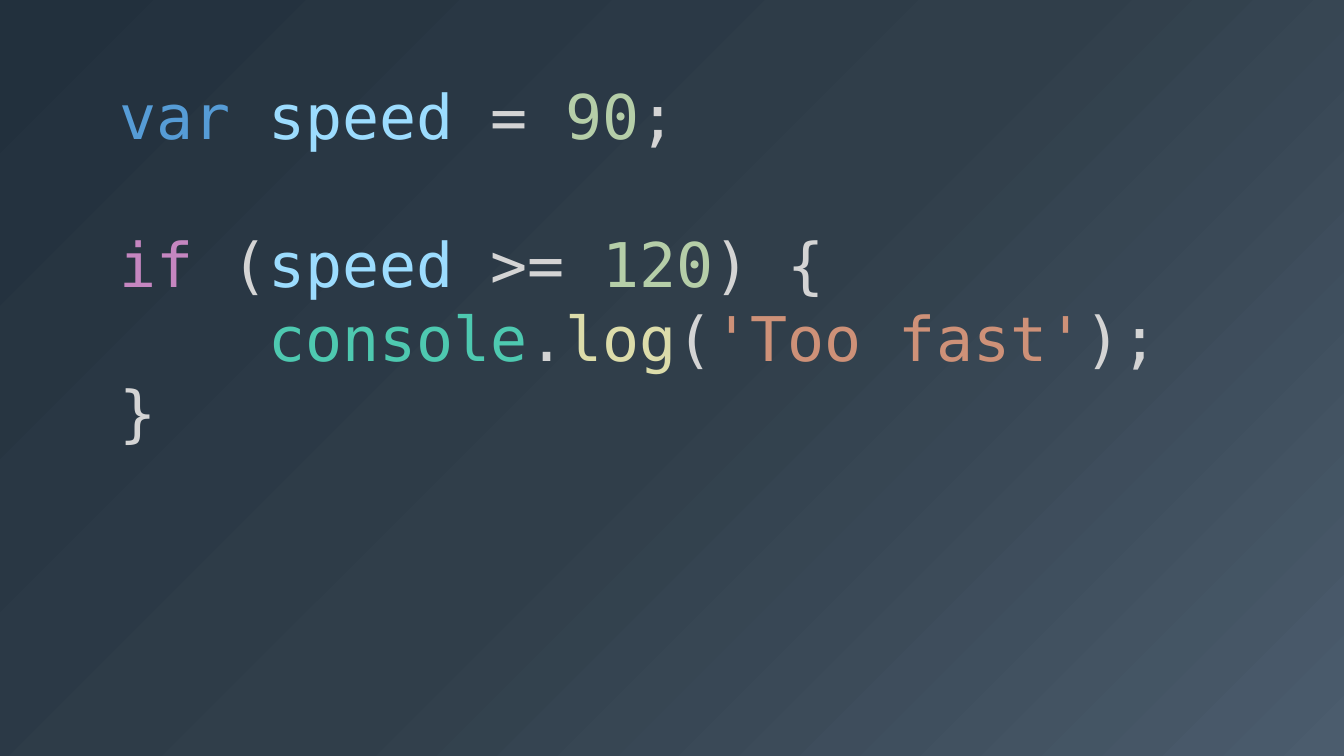
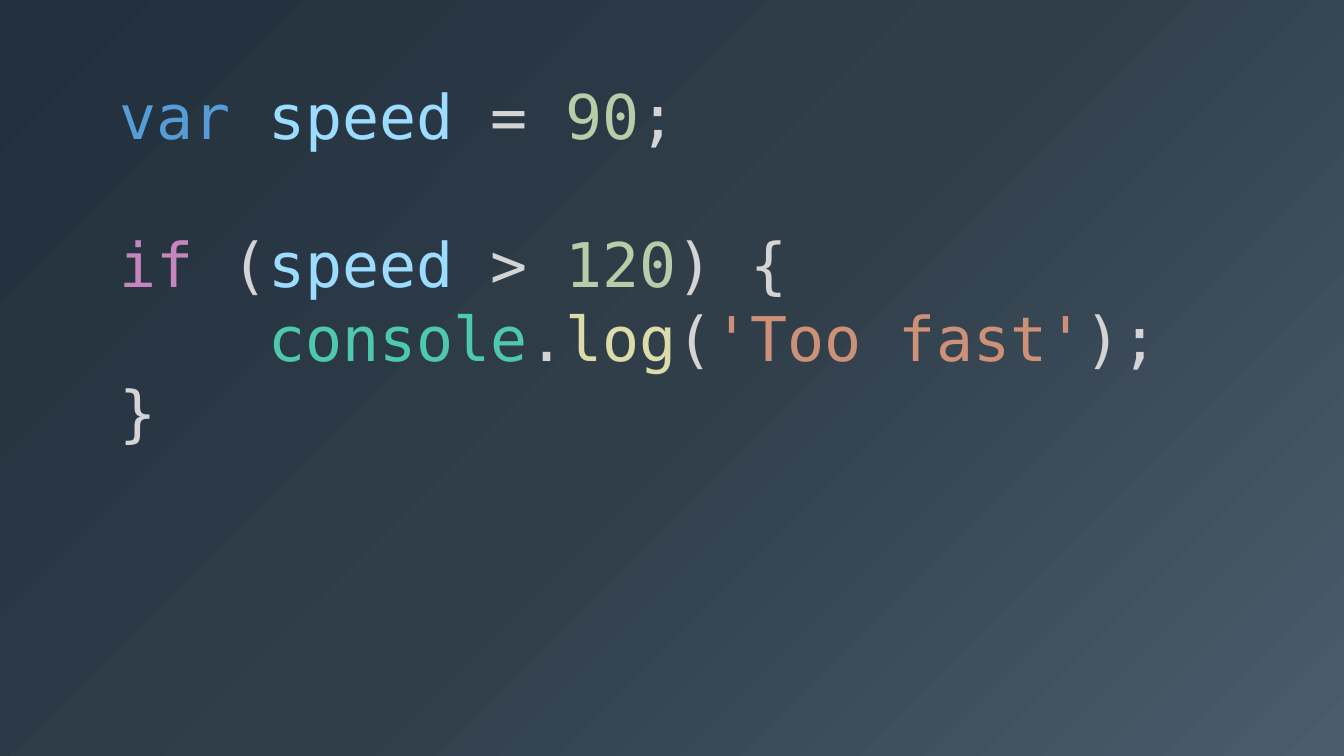
Before and after one commit to iamcmnut/moonlight-academy, a slide deck: slide 37 of course/Programming.for.Noobs/episode_5.0/ep5_presentation.pptx. Drawn at 1344x756 pixels with LibreOffice and Linux fonts; fonts in the diff are those of the drawing. Boxes give left, top, right and bottom in pixels: in the first picture for what was removed or moved away, otherwise in the second. Text is boxed around its words. In the diff, an @@ line names an element or a change of style, - is before the commit and + after.

```diff
--- a/course/Programming.for.Noobs/episode_5.0/ep5_presentation.pptx
+++ b/course/Programming.for.Noobs/episode_5.0/ep5_presentation.pptx
@@ text at [120,240,713,300]: text changed; text colour #D4D4D4 to #9CDCFE @@
-if (speed >= 120) {
+if (speed > 120) {
```
Also in this commit, not shown: 3 other slides changed, 3 slides added.
